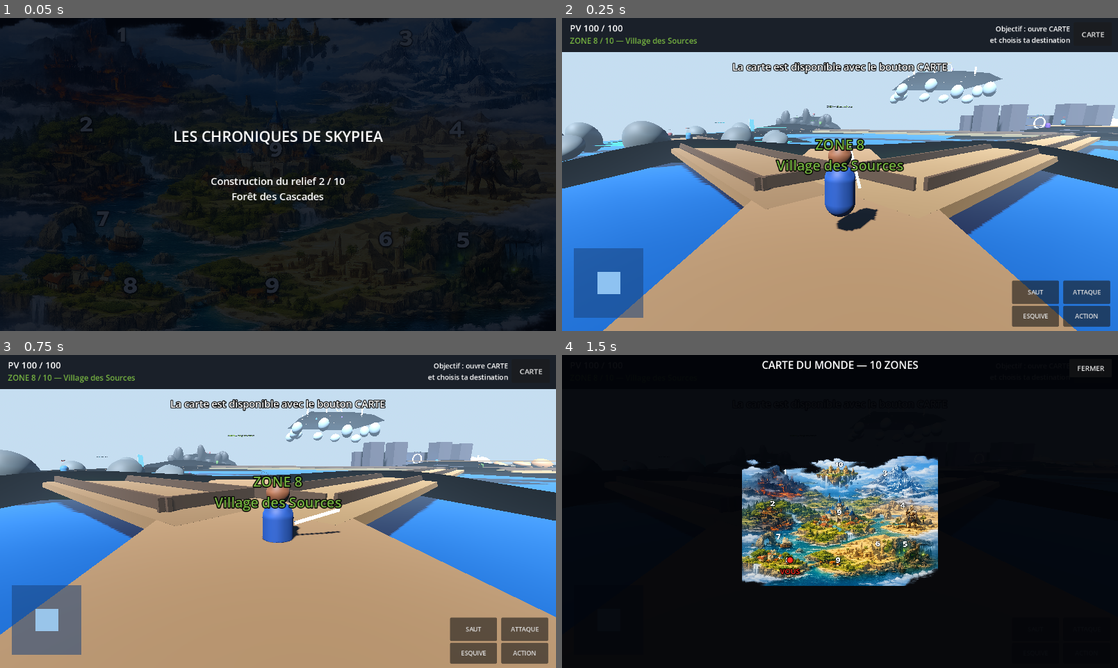
Above: before the commit, frames 1-4 (two rows, left to right).
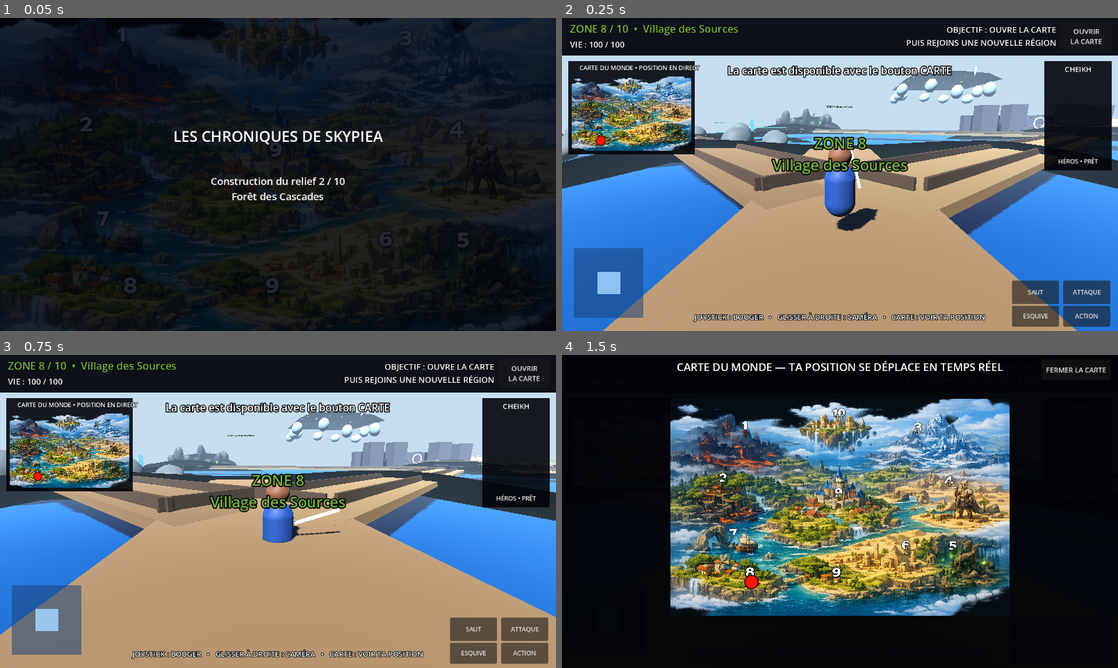
Above: after the commit, the same moments.

Repository: Chasmet/Zelda-like
Game: Godot game, scene res://scenes/main.tscn
Same seed, same stepped clock (60 frames per second), same inputs: the game is played once before the commit and once after it. Sound files missing from this copy of the repository are replaced by a short silence.
Inputs (mouse positions are in pixels of both pictures, inside the frame that each line leads up to):
- Up to frame 1 (0.05 s): no input
- Up to frame 2 (0.25 s): no input
- Up to frame 3 (0.75 s): tap Enter at 0.5 s; move the mouse to (305, 511) at 0.52 s; hold W (move_forward) from 0.53 s (still down); tap F (attack) at 0.6 s; click (305, 511) at 0.67 s
- Up to frame 4 (1.5 s): tap Space (jump) at 0.77 s; release W (move_forward) at 1.25 s; click "CARTE" (after the commit: "OUVRIR LA CARTE") at 1.25 s

Frame 1 is identical in both runs. In frame 2, 17% of the frame differs, in the area x 0-100%, y 2-98%; in frame 3, 17%; in frame 4, 40%, in the area x 19-98%, y 1-84%.

Commit message:
feat: use final HUD scene with map and portrait

Diff:
--- a/scenes/main.tscn
+++ b/scenes/main.tscn
@@ -1,6 +1,6 @@
 [gd_scene load_steps=2 format=3]
 
-[ext_resource type="Script" path="res://scripts/main_worldmap.gd" id="1_main"]
+[ext_resource type="Script" path="res://scripts/main_hud_final.gd" id="1_main"]
 
-[node name="SkypieaWorldMapRelief" type="Node3D"]
+[node name="SkypieaWorldMapPortraitHUD" type="Node3D"]
 script = ExtResource("1_main")
